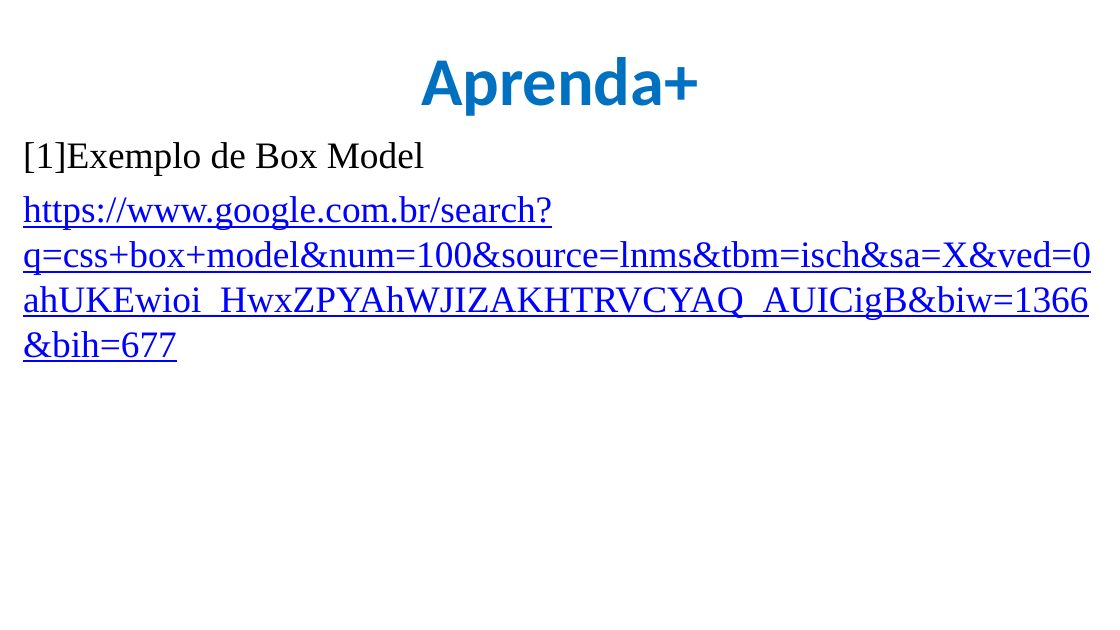
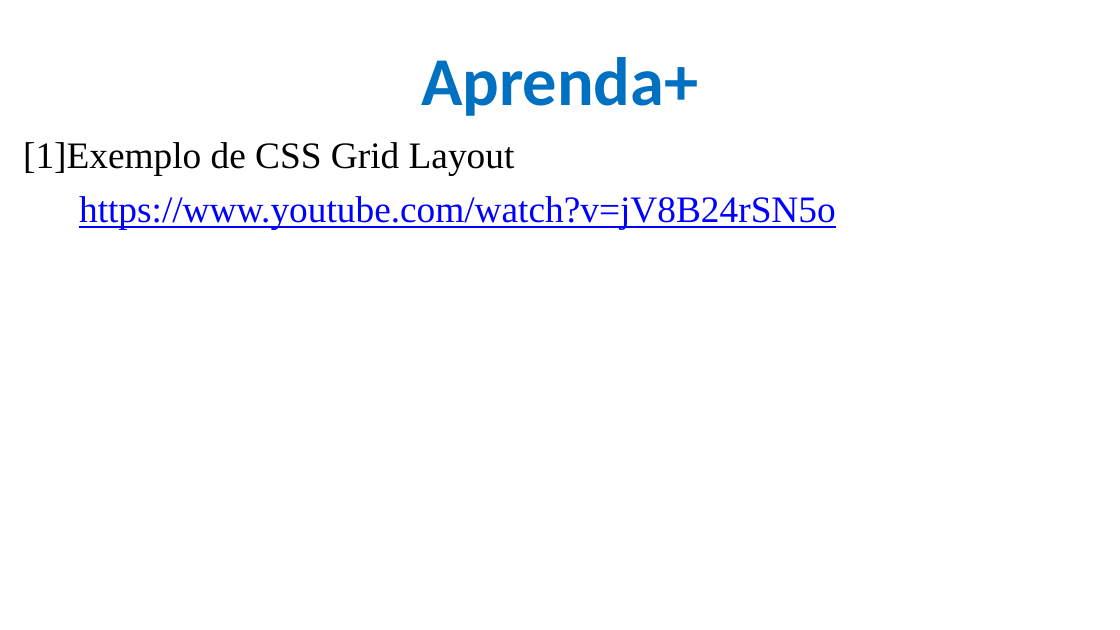
Before and after one commit to CloudEducationBrazil/WydenDesenvolvimentoWebJAVA, a slide deck: slide 32 of 01 Classes/frontend/Aula 06 Desenvolvimento de Software Java - CSS.pptx (slide 36 before the commit). Drawn at 1120x630 pixels with LibreOffice and Linux fonts; fonts in the diff are those of the drawing; background and template pictures are left out. Boxes give left, top, right and bottom in pixels: in the first picture for what was removed or moved away, otherwise in the second. Text is boxed around its words. In the diff, an @@ line names an element or a change of style, - is before the commit and + after.

```diff
--- a/01 Classes/frontend/Aula 06 Desenvolvimento de Software Java - CSS.pptx
+++ b/01 Classes/frontend/Aula 06 Desenvolvimento de Software Java - CSS.pptx
@@ text at <box>23,142,836,229</box>: text changed @@
-[1]Exemplo de Box Model
-https://www.google.com.br/search?q=css+box+model&num=100&source=lnms&tbm=isch&sa=X&ved=0ahUKEwioi_HwxZPYAhWJIZAKHTRVCYAQ_AUICigB&biw=1366&bih=677
+[1]Exemplo de CSS Grid Layout
+https://www.youtube.com/watch?v=jV8B24rSN5o
```
Also in this commit, not shown: 8 other slides changed, 14 slides added, 18 slides removed, 38 other files.
